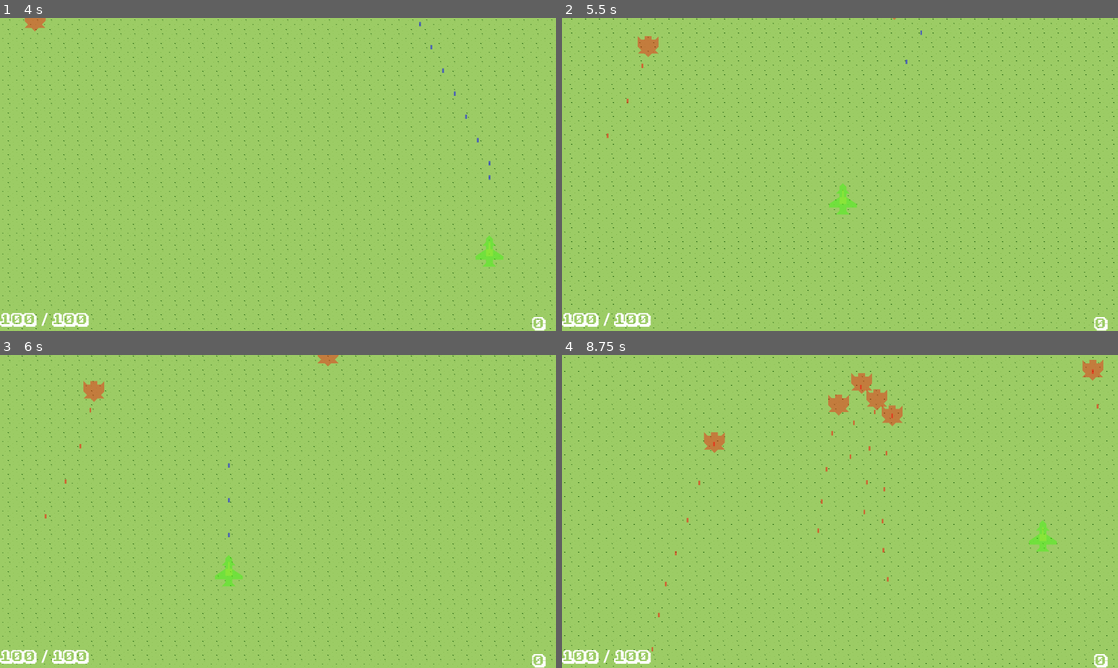
Above: before the commit, frames 1-4 (two rows, left to right).
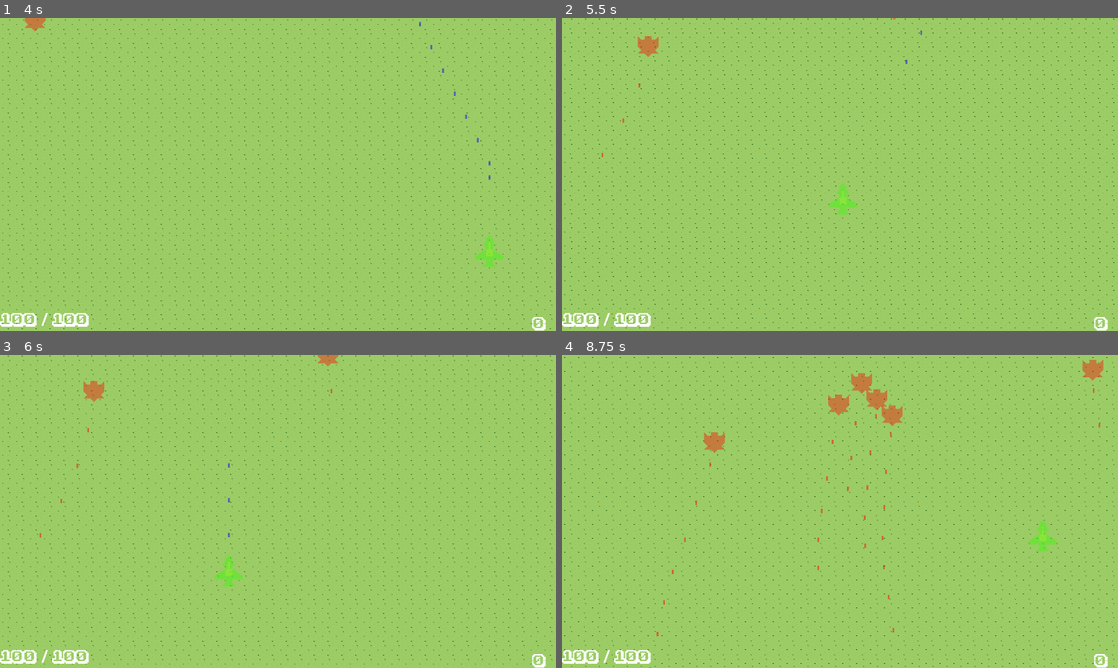
Above: after the commit, the same moments.

Repository: mmyumu/OVNI-godot
Game: Godot game, scene res://menu.tscn
Same seed, same stepped clock (60 frames per second), same inputs: the game is played once before the commit and once after it.
Inputs (mouse positions are in pixels of both pictures, inside the frame that each line leads up to):
- Up to frame 1 (4 s): click "Start" at 0.5 s; tap Enter at 1.25 s; move the mouse to (400, 158) at 1.27 s; hold Right (move_right) 1.28-2.03 s; hold Space (shoot) 1.28-2.03 s; click (400, 158) at 1.42 s; move the mouse to (166, 190) at 2.02 s; hold Down (move_down) 2.03-2.78 s; tap Space (shoot) at 2.1, 3.6 s; move the mouse to (333, 105) at 2.77 s; hold Right (move_right) 2.78-3.53 s; hold Space (shoot) 2.78-3.53 s; move the mouse to (250, 237) at 3.52 s; hold Up (move_up) from 3.53 s (still down); click (250, 237) at 3.67 s
- Up to frame 2 (5.5 s): move the mouse to (1006, 221) at 4.27 s; release Up (move_up) at 4.28 s; hold Space (shoot) 4.28-5.03 s; hold Left (move_left) from 4.28 s (still down); move the mouse to (673, 127) at 5.02 s; tap Space (shoot) at 5.1 s
- Up to frame 3 (6 s): move the mouse to (305, 511) at 5.77 s; release Left (move_left) at 5.78 s; hold Down (move_down) from 5.78 s (still down); hold Space (shoot) from 5.78 s (still down); click (305, 511) at 5.92 s
- Up to frame 4 (8.75 s): move the mouse to (756, 433) at 6.52 s; release Down (move_down) at 6.53 s; release Space (shoot) at 6.53 s; hold Right (move_right) 6.53-7.28 s; tap Space (shoot) at 6.6, 8.1 s; move the mouse to (962, 495) at 7.27 s; hold Up (move_up) 7.28-8.03 s; hold Space (shoot) 7.28-8.03 s; move the mouse to (728, 527) at 8.02 s; hold Right (move_right) from 8.03 s (still down); click (728, 527) at 8.17 s

Frame 1 is identical in both runs. In frame 2, less than 0.1% of the frame differs, in the area x 7-15%, y 14-45%; in frame 3, less than 0.1%; in frame 4, 0.3%, in the area x 15-97%, y 4-100%.

Commit message:
Add weapon slot on enemies

Diff:
--- a/unit/enemies/fighter_enemy.gd
+++ b/unit/enemies/fighter_enemy.gd
@@ -18,6 +18,7 @@
 func _ready():
 	ai = ai_scene.instantiate()
 	weapon = weapon_scene.instantiate()
+	weapon.position = $WeaponSlot.position
 	add_child(weapon)
 	weapon.shoot.connect(_on_weapon_shoot)
 
--- a/unit/enemies/fighter_enemy.tscn
+++ b/unit/enemies/fighter_enemy.tscn
@@ -20,4 +20,7 @@
 [node name="CollisionShape2D" type="CollisionShape2D" parent="."]
 shape = SubResource("RectangleShape2D_w04ol")
 
+[node name="WeaponSlot" type="Marker2D" parent="."]
+position = Vector2(0, -26)
+
 [connection signal="area_shape_entered" from="." to="." method="_on_area_shape_entered"]
--- a/unit/enemies/weapons/rifle.gd
+++ b/unit/enemies/weapons/rifle.gd
@@ -15,8 +15,7 @@
 
 
 func _on_shoot_timer_timeout():
-#	print("weapon _on_shoot_timer_timeout")
-	shoot.emit(projectile, $CannonMouth.global_rotation, $CannonMouth.global_position)
+	shoot.emit(projectile, global_rotation, global_position)
 
 
 func _on_visible_on_screen_notifier_2d_screen_entered():
--- a/unit/enemies/weapons/rifle.tscn
+++ b/unit/enemies/weapons/rifle.tscn
@@ -8,8 +8,6 @@
 [node name="ShootTimer" type="Timer" parent="."]
 wait_time = 0.5
 
-[node name="CannonMouth" type="Marker2D" parent="."]
-
 [node name="VisibleOnScreenNotifier2D" type="VisibleOnScreenNotifier2D" parent="."]
 
 [connection signal="timeout" from="ShootTimer" to="." method="_on_shoot_timer_timeout"]
